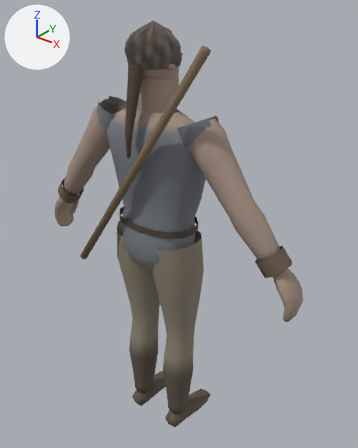
The glTF model assets/models/characters/ham.glb: old version first, new version second.
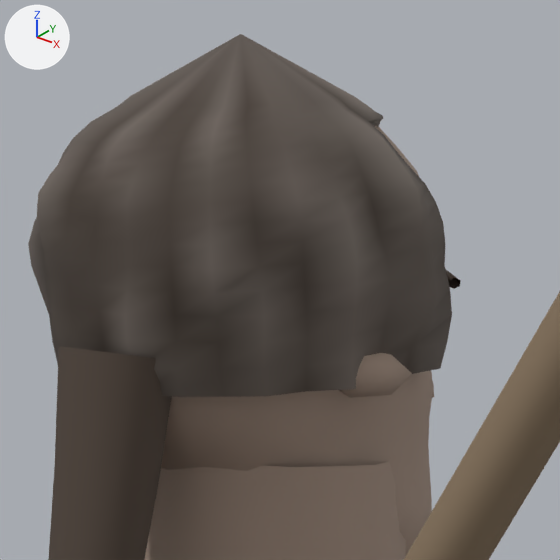
Each version is shown whole from a 50 mm camera at (1.27, -1.448, 2.009) aimed at (0.026, 0.107, 1.045), then close up on the part from 34% to 55% of the width and 3% to 20% of the height. Lighting does not change. The marker at upper left points along +X, +Y and +Z. The older version's two pictures come first. Vertices at exactly the same position are counted once.

Objects in the first close-up: 'Ham'.
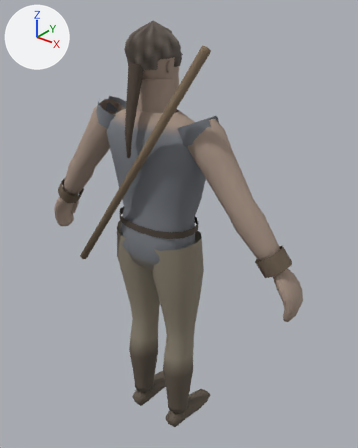
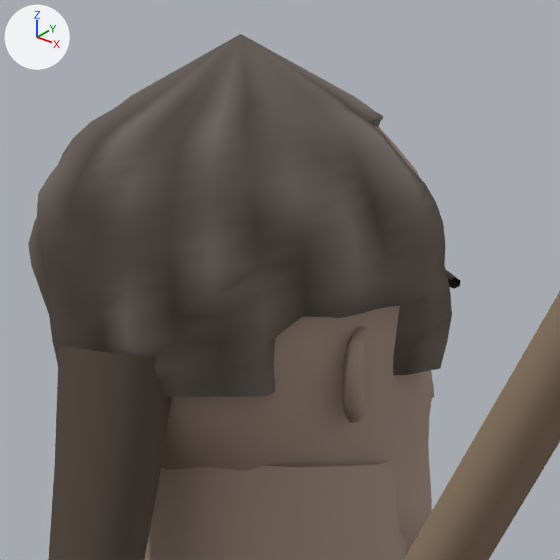
Boxes [x1, y1, x2, y2] around the edits, measured in the close-ups (560 x 560 px):
part 1 of me_ham, cut back
    before: [264, 296, 430, 398]
    after: [264, 296, 430, 423]

The change, as a diff of the scene's bpy script:
```diff
--- a/assets/models/characters/ham.glb.py
+++ b/assets/models/characters/ham.glb.py
@@ me_ham @@
 # used by ob_ham; location = (0.0, 0.0, 0.0)
-me_ham.from_pydata(...)  # 2479 vertices, 4528 faces; spans x -0.67..0.67, y -0.18..0.23, z 0.0..1.89
+me_ham.from_pydata(...)  # 2557 vertices, 4684 faces; spans x -0.67..0.67, y -0.18..0.23, z 0.0..1.89
+# me_ham part 1
+# 26 vertices are removed from x -0.1..0.1, y -0.06..0.0, z 1.73..1.76
+# 70 faces are deleted
+# 12 vertices move from x -0.09..0.09, y -0.06..0.0, z 1.73..1.76 to x -0.09..0.09, y -0.04..0.0, z 1.73..1.76
+# 104 vertices are added at x -0.09..0.09, y -0.04..0.0, z 1.72..1.76
+# 226 new faces join them, mat_cloth
 me_ham.materials.append(mat_cloth)
```
